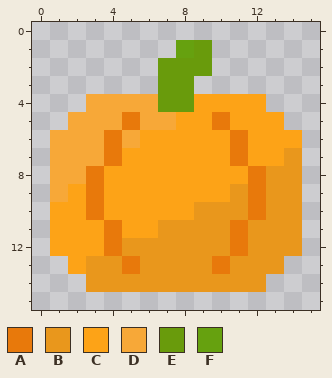
Pixel-art sprite, stored at static/images/crops/pumpkin.png. Above is the file before it was changed.
The file is 16x16 pixels. Pixels under 10% opacity are left out. Colours within 5 levels of each other are drawn and written as one.
Palette (. is transparent): A #e8790b  B #e9971c  C #fda317  D #f7a838  E #699b0c  F #66a10efe
Pixels before, first column x 1:
 1 .......FE.....
 2 ......EEE.....
 3 ......EE......
 4 ..DDDDEECCCC..
 5 .DDDADDCCACCC.
 6 DDDADCCCCCACCC
 7 DDDACCCCCCACCB
 8 DDACCCCCCCCABB
 9 DCACCCCCCCBABB
10 CCACCCCCBBBABB
11 CCCACCBBBBABBB
12 CCCABBBBBBABBB
13 .CBBABBBBABBB.
14 ..BBBBBBBBBB..
Once edited:
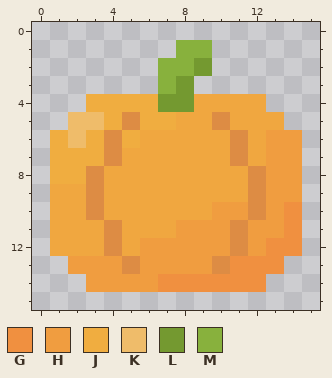
Colours new in this view: G #f09040  H #f09d40  J #f0ad40  K #efbc6a  L #749930  M #88b13d
Difference:
colour A: #e8790b -> #dd8c44
colour C: #fda317 -> #f0a740
y 1: x 8..9 FE -> MM
y 2: x 7..9 EEE -> MML
y 3: x 7..8 EE -> ML
y 4: x 3..8 DDDDEE -> JJJJLL
y 5: x 2..4 DDD -> KKJ; x 6..7 DD -> JJ
y 6: x 1..3 DDD -> JKJ; x 5 D -> J; x 13..14 CC -> HH
y 7: x 1..3 DDD -> JJJ; x 13..14 CB -> HH
y 8: x 1..2 DD -> JJ; x 13..14 BB -> HH
y 9: x 1 D -> C; x 11 B -> C; x 13..14 BB -> HH
y 10: x 9..11 BBB -> CHH; x 13..14 BB -> HG
y 11: x 7..10 BBBB -> CHHH; x 12..14 BBB -> HHG
y 12: x 5..10 BBBBBB -> CHHHHH; x 12..14 BBB -> HGG
y 13: x 2..4 CBB -> HHH; x 6..9 BBBB -> HHHH; x 11..13 BBB -> GGG
y 14: x 3..12 BBBBBBBBBB -> HHHHGGGGGG
Boxes around the changes in both pictures, in picture pixels (x1, y1, x2, y2):
changed: (50, 40, 302, 292)
